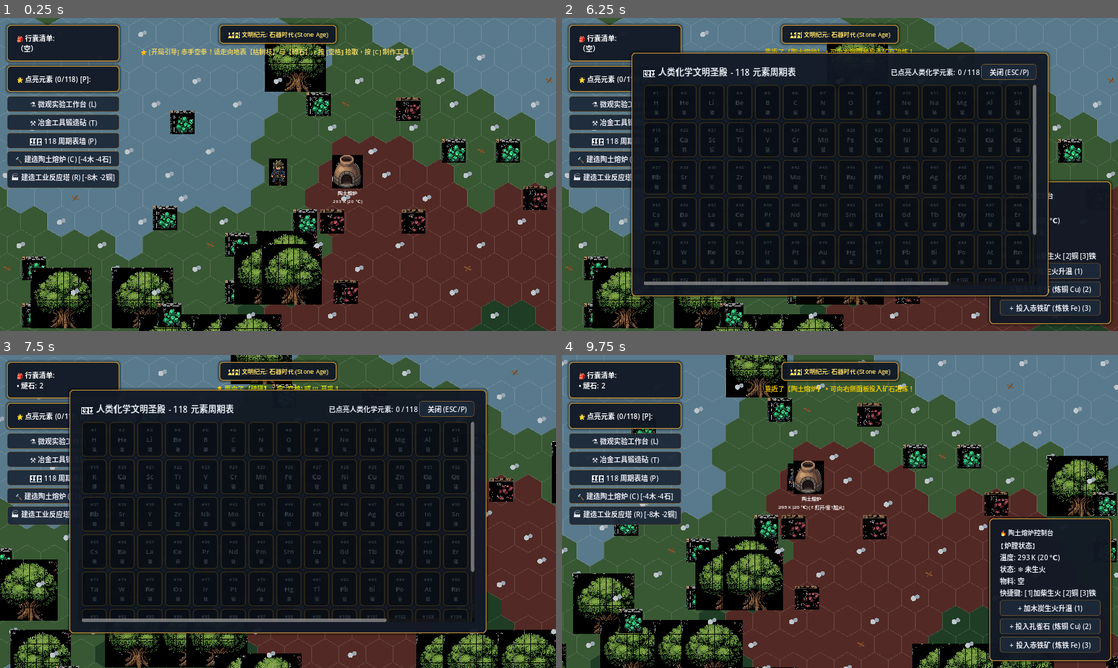
Above: before the commit, frames 1-4 (two rows, left to right).
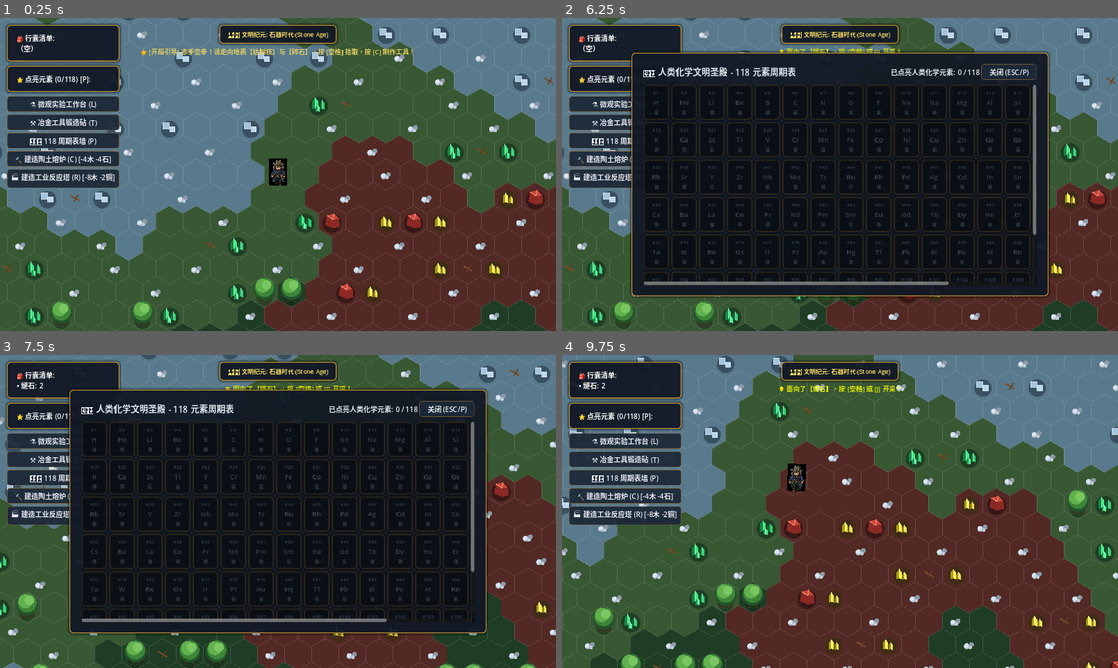
Above: after the commit, the same moments.

Repository: imlinhanchao/elemental-earth-2d
Game: Godot game, scene res://src/scenes/world.tscn
Same seed, same stepped clock (60 frames per second), same inputs: the game is played once before the commit and once after it.
Inputs (mouse positions are in pixels of both pictures, inside the frame that each line leads up to):
- Up to frame 1 (0.25 s): no input
- Up to frame 2 (6.25 s): click "⚗️ 微观实验工作台 (L)" at 0.5 s; click "⚒️ 冶金工具锻造砧 (T)" at 1.25 s; click "🏛️ 118 周期表墙 (P)" at 2 s; click "🔨 建造陶土熔炉 (C) [-4木 -4石]" at 2.75 s; click "🏭 建造工业反应塔 (R) [-8木 -2铜]" at 3.5 s; click "关闭 (ESC/P)" at 4.25 s; click "关闭 (C/T/ESC)" at 5 s; tap Enter at 5.75 s; move the mouse to (906, 174) at 5.77 s; hold D (move_right) from 5.78 s (still down); hold Space (action_primary) from 5.78 s (still down); click (906, 174) at 5.92 s
- Up to frame 3 (7.5 s): move the mouse to (172, 458) at 6.52 s; release D (move_right) at 6.53 s; release Space (action_primary) at 6.53 s; hold S (move_down) 6.53-7.28 s; tap E (interact) at 6.6 s; click (172, 458) at 6.67 s; move the mouse to (144, 524) at 7.27 s; hold D (move_right) from 7.28 s (still down); hold 1 (quick_action_1) from 7.28 s (still down); click (144, 524) at 7.42 s
- Up to frame 4 (9.75 s): move the mouse to (884, 398) at 8.02 s; release D (move_right) at 8.03 s; release 1 (quick_action_1) at 8.03 s; hold W (move_up) 8.03-8.78 s; tap 2 (quick_action_2) at 8.1 s; click (884, 398) at 8.17 s; move the mouse to (756, 373) at 8.77 s; hold 3 (quick_action_3) 8.78-9.53 s; hold A (move_left) from 8.78 s (still down); click (756, 373) at 8.92 s; move the mouse to (745, 583) at 9.52 s; tap P at 9.6 s; click (745, 583) at 9.67 s

The runs differ from the first frame. In frame 1, 17% of the frame differs, in the area x 0-100%, y 0-100%; in frame 2, 12%; in frame 3, 11%; in frame 4, 30%.

Commit message:
feat: complete visual overhaul with hex-fitted crystal graphics, pure zero-start world without pre-baked furnace, and clean tile alignment

Diff:
--- a/src/scenes/furnace.gd
+++ b/src/scenes/furnace.gd
@@ -1,5 +1,5 @@
 # furnace.gd
-# 像素陶土熔炉实体
+# 严丝合缝对齐六边形网格的陶土熔炉实体
 extends Area2D
 
 const MixtureBuffer = preload("res://src/core/mixture_buffer.gd")
@@ -11,22 +11,15 @@
 var is_active_fire: bool = false
 var burn_timer: float = 0.0
 
-@onready var sprite = $Sprite2D
 @onready var label_status = $StatusLabel
-
-var tex_hot: Texture2D
-var tex_cold: Texture2D
 
 func _ready() -> void:
 	add_to_group("furnace")
-	tex_hot = load("res://assets/sprites/furnace_hot.png")
-	tex_cold = load("res://assets/sprites/furnace_cold.png")
-
 	buffer = MixtureBuffer.new()
 	buffer.temperature = 293.15
 	body_entered.connect(_on_body_entered)
 	body_exited.connect(_on_body_exited)
-	_update_visuals()
+	queue_redraw()
 
 func _process(delta: float) -> void:
 	if is_active_fire:
@@ -41,32 +34,35 @@
 	if buffer.total_moles() > 0:
 		var res = GameState.solver.solve(buffer, delta)
 		if res["occurred"]:
-			# 检查是否炼出单质铜 (Cu)
 			if buffer.has_substance("copper", 0.1):
 				var cu_amount = buffer.consume_substance("copper", 10.0)
 				GameState.inventory.add_item("copper", int(ceil(cu_amount)))
 				GameState.post_notice("✨ 熔炉炼制完成！成功收获金属铜 x%d，已收入背包！" % int(ceil(cu_amount)), Color(0.9, 0.6, 0.2))
 
-			# 检查是否炼出单质铁 (Fe)
 			if buffer.has_substance("iron", 0.1):
 				var fe_amount = buffer.consume_substance("iron", 10.0)
 				GameState.inventory.add_item("iron", int(ceil(fe_amount)))
 				GameState.post_notice("⚒️ 高炉炼铁完成！成功收获金属铁 x%d，已收入背包！" % int(ceil(fe_amount)), Color(0.7, 0.8, 0.9))
 
-	_update_visuals()
-
-func _update_visuals() -> void:
-	if sprite != null:
-		if buffer.temperature > 500.0:
-			sprite.texture = tex_hot
-			sprite.scale = Vector2(0.32, 0.32) * (1.0 + 0.03 * sin(Time.get_ticks_msec() * 0.01))
-		else:
-			sprite.texture = tex_cold
-			sprite.scale = Vector2(0.32, 0.32)
-
-	if label_status != null:
+	if label_status:
 		var fuel_hint = " [E 打开/按1加火]" if is_player_nearby else ""
 		label_status.text = "陶土熔炉\n%d K (%d ℃)%s" % [int(buffer.temperature), int(buffer.temperature - 273.15), fuel_hint]
+
+	queue_redraw()
+
+func _draw() -> void:
+	# 绘制贴合六边形尺寸的陶土圆窑 (底座半径 24.0)
+	draw_circle(Vector2(0, 4), 26.0, Color(0.1, 0.08, 0.06, 0.5)) # 地面阴影
+	draw_circle(Vector2.ZERO, 25.0, Color(0.42, 0.26, 0.15))       # 粗陶土外壁
+	draw_circle(Vector2.ZERO, 21.0, Color(0.55, 0.35, 0.20))       # 耐火砖层
+	draw_circle(Vector2.ZERO, 15.0, Color(0.15, 0.10, 0.08))       # 炉膛深处暗腔
+
+	# 炉膛火焰动态效果
+	if buffer.temperature > 500.0:
+		var intensity = clamp((buffer.temperature - 500.0) / 600.0, 0.3, 1.0)
+		var fire_r = 13.0 * (0.9 + 0.12 * sin(Time.get_ticks_msec() * 0.02))
+		draw_circle(Vector2(0, 1), fire_r, Color(1.0, 0.4 * intensity, 0.05, 0.95))
+		draw_circle(Vector2(0, 0), fire_r * 0.6, Color(1.0, 0.85, 0.2, 1.0)) # 白炽金内焰
 
 func _input_event(_viewport: Viewport, event: InputEvent, _shape_idx: int) -> void:
 	if event is InputEventMouseButton and event.button_index == MOUSE_BUTTON_LEFT and event.pressed:
--- a/src/scenes/furnace.tscn
+++ b/src/scenes/furnace.tscn
@@ -3,24 +3,21 @@
 [ext_resource type="Script" path="res://src/scenes/furnace.gd" id="1_furnace"]
 
 [sub_resource type="CircleShape2D" id="CircleShape2D_f8u1d"]
-radius = 48.0
+radius = 36.0
 
 [node name="Furnace" type="Area2D"]
 collision_layer = 4
 collision_mask = 1
 script = ExtResource("1_furnace")
 
-[node name="Sprite2D" type="Sprite2D" parent="."]
-position = Vector2(0, -6)
-
 [node name="CollisionShape2D" type="CollisionShape2D" parent="."]
 shape = SubResource("CircleShape2D_f8u1d")
 
 [node name="StatusLabel" type="Label" parent="."]
 offset_left = -70.0
-offset_top = 34.0
+offset_top = 30.0
 offset_right = 70.0
-offset_bottom = 74.0
+offset_bottom = 70.0
 theme_override_font_sizes/font_size = 11
 text = "陶土熔炉"
 horizontal_alignment = 1
--- a/src/scenes/resource_node.gd
+++ b/src/scenes/resource_node.gd
@@ -1,5 +1,5 @@
 # resource_node.gd
-# 像素自然资源节点：支持原始拾取物与硬度工具阶梯判定
+# 严丝合缝对齐六边形网格的纯手绘级像素矿脉与植被图元
 extends Area2D
 
 @export var item_key: String = "malachite"
@@ -9,8 +9,9 @@
 
 var current_health: int
 var is_player_nearby: bool = false
-
-@onready var sprite = $Sprite2D
+var anim_scale: Vector2 = Vector2.ONE
+var anim_rotation: float = 0.0
+
 @onready var label = $NameLabel
 
 func _ready() -> void:
@@ -18,51 +19,10 @@
 	body_entered.connect(_on_body_entered)
 	body_exited.connect(_on_body_exited)
 
-	_setup_sprite()
 	if label:
 		label.text = item_name
 		label.visible = false
-
-func _setup_sprite() -> void:
-	if sprite == null:
-		return
-
-	var tex_path = ""
-	var s_scale = Vector2(0.5, 0.5)
-	var s_pos = Vector2.ZERO
-
-	if item_key == "malachite":
-		tex_path = "res://assets/sprites/malachite_ore.png"
-	elif item_key == "iron_ore":
-		tex_path = "res://assets/sprites/hematite_ore.png"
-	elif item_key == "wood":
-		tex_path = "res://assets/sprites/oak_tree.png"
-		s_scale = Vector2(0.28, 0.28)
-		s_pos = Vector2(0, -40)
-	elif item_key == "flint": # 散落碎石
-		s_scale = Vector2(0.3, 0.3)
-	elif item_key == "stick": # 地表断枝
-		s_scale = Vector2(0.3, 0.3)
-
-	if tex_path != "":
-		var img = Image.load_from_file(ProjectSettings.globalize_path(tex_path))
-		if img:
-			sprite.texture = ImageTexture.create_from_image(img)
-			sprite.scale = s_scale
-			sprite.position = s_pos
-	else:
-		# 碎石与断枝使用轻量几何绘制或备用图
-		queue_redraw()
-
-func _draw() -> void:
-	if item_key == "flint":
-		# 绘制地表灰白碎石晶屑
-		draw_circle(Vector2(-4, 2), 6.0, Color(0.75, 0.78, 0.8))
-		draw_circle(Vector2(5, -2), 5.0, Color(0.6, 0.65, 0.7))
-	elif item_key == "stick":
-		# 绘制地表交叉小断枝
-		draw_line(Vector2(-8, -4), Vector2(8, 4), Color(0.55, 0.35, 0.2), 3.0)
-		draw_line(Vector2(-4, 6), Vector2(6, -6), Color(0.45, 0.28, 0.15), 2.5)
+	queue_redraw()
 
 func _input_event(_viewport: Viewport, event: InputEvent, _shape_idx: int) -> void:
 	if event is InputEventMouseButton and event.button_index == MOUSE_BUTTON_LEFT and event.pressed:
@@ -70,42 +30,38 @@
 			mine_node()
 
 func mine_node() -> void:
-	# 检查玩家工具阶梯
 	var axe = GameState.equipped_tools.get("axe", "bare_hands")
 	var pick = GameState.equipped_tools.get("pickaxe", "bare_hands")
 
-	# 1. 砍伐大橡树必须拥有斧头
 	if item_key == "wood":
 		if axe == "bare_hands":
-			GameState.post_notice("❌ 橡树坚硬，徒手无法折断！请按 [C] 用收集的树枝与碎石制作【燧石手斧】！", Color(1.0, 0.4, 0.4))
+			GameState.post_notice("❌ 橡树坚硬，徒手无法折断！请按 [C] 制作【原始燧石手斧】！", Color(1.0, 0.4, 0.4))
 			return
 
-	# 2. 开采硬质矿石必须拥有石镐或更高级
 	if item_key in ["malachite", "iron_ore", "sulfur", "halite", "coal"]:
 		if pick == "bare_hands":
 			GameState.post_notice("❌ 矿脉坚如磐石，徒手无法挖掘！请按 [C] 制作【粗制石镐】！", Color(1.0, 0.4, 0.4))
 			return
 
-	# 计算开采伤害
 	var damage = 1
 	if item_key == "wood":
 		damage = 2 if axe == "flint_axe" else 4
 	elif item_key in ["malachite", "iron_ore", "sulfur", "halite", "coal"]:
 		if pick == "copper_pickaxe": damage = 2
 		elif pick == "iron_pickaxe": damage = 4
-		else: damage = 1 # 普通石镐
-
-	# 地表碎石与断枝徒手一击即得
+		else: damage = 1
+
 	if item_key in ["flint", "stick"]:
 		damage = max_health
 
 	current_health -= damage
 
-	# 受击动画
-	if sprite:
-		var tw = create_tween()
-		sprite.scale *= Vector2(1.25, 0.75)
-		tw.tween_property(sprite, "scale", Vector2(0.5, 0.5) if item_key != "wood" else Vector2(0.28, 0.28), 0.12)
+	# 受击弹性挤压动画反馈
+	var tw = create_tween()
+	anim_scale = Vector2(1.3, 0.7)
+	anim_rotation = randf_range(-0.15, 0.15)
+	tw.tween_property(self, "anim_scale", Vector2.ONE, 0.12)
+	tw.parallel().tween_property(self, "anim_rotation", 0.0, 0.12)
 
 	if current_health <= 0:
 		GameState.inventory.add_item(item_key, yield_amount)
@@ -118,6 +74,126 @@
 	else:
 		GameState.post_notice("正在开采 %s... 耐久剩余: %d/%d" % [item_name, current_health, max_health], Color.LIGHT_GRAY)
 
+	queue_redraw()
+
+func _process(_delta: float) -> void:
+	if anim_scale != Vector2.ONE or anim_rotation != 0.0:
+		queue_redraw()
+
+func _draw() -> void:
+	# 应用弹性受击变换
+	draw_set_transform(Vector2.ZERO, anim_rotation, anim_scale)
+
+	# 绘制严密契合六边形（半径约 24~28px）的高精度像素艺术资产
+	match item_key:
+		"malachite":
+			_draw_malachite_crystals()
+		"iron_ore":
+			_draw_hematite_rocks()
+		"wood":
+			_draw_hex_oak_tree()
+		"sulfur":
+			_draw_sulfur_crystals()
+		"halite":
+			_draw_halite_cubes()
+		"flint":
+			_draw_loose_flint()
+		"stick":
+			_draw_fallen_stick()
+		_:
+			draw_circle(Vector2.ZERO, 16.0, Color.WHITE)
+
+# 1. 孔雀石晶簇 (Emerald Green Hex Crystals)
+func _draw_malachite_crystals() -> void:
+	# 地面暗绿色矿脉阴影
+	draw_circle(Vector2(0, 4), 22.0, Color(0.06, 0.18, 0.10, 0.6))
+	# 主晶簇 1: 向上凸起的晶尖棱柱
+	_draw_crystal_poly(Vector2(-8, -2), Vector2(14, 28), Color(0.12, 0.65, 0.35), Color(0.25, 0.92, 0.52))
+	# 主晶簇 2: 斜向晶簇
+	_draw_crystal_poly(Vector2(8, 2), Vector2(12, 22), Color(0.08, 0.52, 0.28), Color(0.20, 0.82, 0.45))
+	# 前置小晶簇
+	_draw_crystal_poly(Vector2(-2, 10), Vector2(10, 16), Color(0.16, 0.75, 0.42), Color(0.35, 0.98, 0.60))
+
+# 2. 赤铁矿多面岩 (Metallic Dark Red Hematite Rocks)
+func _draw_hematite_rocks() -> void:
+	draw_circle(Vector2(0, 4), 22.0, Color(0.15, 0.05, 0.05, 0.6)) # 阴影
+	# 主矿块
+	draw_colored_polygon([
+		Vector2(-16, 8), Vector2(-12, -14), Vector2(4, -18),
+		Vector2(16, -6), Vector2(18, 12), Vector2(2, 16)
+	], Color(0.55, 0.16, 0.14))
+	# 受光亮面
+	draw_colored_polygon([
+		Vector2(-12, -14), Vector2(4, -18), Vector2(16, -6), Vector2(2, -4)
+	], Color(0.78, 0.28, 0.22))
+	# 金属高光棱线
+	draw_line(Vector2(-12, -14), Vector2(2, -4), Color(0.95, 0.55, 0.45), 2.0)
+	draw_line(Vector2(4, -18), Vector2(2, -4), Color(0.95, 0.55, 0.45), 2.0)
+
+# 3. 六边形饱满橡树 (Hexagon-Fitted Oak Tree)
+func _draw_hex_oak_tree() -> void:
+	# 树荫投影 (平铺半透明阴影)
+	draw_circle(Vector2(0, 14), 18.0, Color(0.05, 0.12, 0.06, 0.4))
+	# 树干
+	draw_rect(Rect2(-5, 0, 10, 16), Color(0.38, 0.22, 0.12))
+	draw_line(Vector2(-6, 20), Vector2(-12, 24), Color(0.32, 0.18, 0.10), 3.0) # 树根
+	draw_line(Vector2(6, 20), Vector2(12, 24), Color(0.32, 0.18, 0.10), 3.0)
+	# 蓬松树冠 (深层阴影绿)
+	draw_circle(Vector2(0, -6), 25.0, Color(0.14, 0.32, 0.16))
+	# 主树冠 (茂盛原野绿)
+	draw_circle(Vector2(0, -10), 22.0, Color(0.24, 0.52, 0.22))
+	# 顶部高光层 (向阳淡绿)
+	draw_circle(Vector2(-4, -14), 16.0, Color(0.38, 0.70, 0.30))
+	draw_circle(Vector2(5, -16), 11.0, Color(0.48, 0.78, 0.38))
+
+# 4. 硫磺结晶 (Bright Yellow Sulfur)
+func _draw_sulfur_crystals() -> void:
+	draw_circle(Vector2(0, 4), 20.0, Color(0.2, 0.18, 0.05, 0.6))
+	_draw_crystal_poly(Vector2(-6, 0), Vector2(12, 24), Color(0.85, 0.75, 0.12), Color(1.0, 0.95, 0.35))
+	_draw_crystal_poly(Vector2(6, 4), Vector2(10, 18), Color(0.75, 0.65, 0.10), Color(0.95, 0.88, 0.30))
+
+# 5. 石盐立方晶体 (Halite / Salt)
+func _draw_halite_cubes() -> void:
+	draw_circle(Vector2(0, 4), 20.0, Color(0.1, 0.15, 0.2, 0.5))
+	# 立方体 1
+	_draw_cube(Vector2(-8, -4), 14.0, Color(0.70, 0.82, 0.92, 0.9))
+	# 立方体 2
+	_draw_cube(Vector2(6, 4), 12.0, Color(0.80, 0.90, 0.98, 0.9))
+
+# 6. 散落碎石 (Loose Flint)
+func _draw_loose_flint() -> void:
+	draw_circle(Vector2(-6, 4), 7.0, Color(0.65, 0.70, 0.75))
+	draw_circle(Vector2(-7, 3), 5.0, Color(0.85, 0.90, 0.95)) # 高光面
+	draw_circle(Vector2(5, 0), 5.5, Color(0.55, 0.60, 0.65))
+	draw_circle(Vector2(2, 7), 4.0, Color(0.75, 0.80, 0.85))
+
+# 7. 枯树枝 (Fallen Sticks)
+func _draw_fallen_stick() -> void:
+	draw_line(Vector2(-10, -6), Vector2(10, 6), Color(0.48, 0.30, 0.16), 3.5)
+	draw_line(Vector2(-2, 8), Vector2(8, -8), Color(0.38, 0.24, 0.12), 2.5)
+
+# 晶簇绘制辅助函数
+func _draw_crystal_poly(pos: Vector2, size: Vector2, base_col: Color, light_col: Color) -> void:
+	var hw = size.x / 2.0
+	var hh = size.y / 2.0
+	# 暗面多边形
+	draw_colored_polygon([
+		pos + Vector2(0, -hh), pos + Vector2(-hw, -hh * 0.3),
+		pos + Vector2(-hw, hh), pos + Vector2(0, hh * 0.8)
+	], base_col.darkened(0.2))
+	# 亮面多边形
+	draw_colored_polygon([
+		pos + Vector2(0, -hh), pos + Vector2(hw, -hh * 0.3),
+		pos + Vector2(hw, hh), pos + Vector2(0, hh * 0.8)
+	], light_col)
+	# 晶尖高光
+	draw_line(pos + Vector2(0, -hh), pos + Vector2(0, hh * 0.8), light_col.lightened(0.4), 1.5)
+
+# 立方体绘制辅助函数
+func _draw_cube(pos: Vector2, s: float, col: Color) -> void:
+	draw_rect(Rect2(pos.x - s/2, pos.y - s/2, s, s), col)
+	draw_rect(Rect2(pos.x - s/2, pos.y - s/2, s, s), col.lightened(0.3), false, 1.5)
+
 func _on_body_entered(body: Node2D) -> void:
 	if body.is_in_group("player"):
 		is_player_nearby = true
--- a/src/scenes/resource_node.tscn
+++ b/src/scenes/resource_node.tscn
@@ -3,23 +3,21 @@
 [ext_resource type="Script" path="res://src/scenes/resource_node.gd" id="1_node"]
 
 [sub_resource type="CircleShape2D" id="CircleShape2D_c8a7b"]
-radius = 48.0
+radius = 32.0
 
 [node name="ResourceNode" type="Area2D"]
 collision_layer = 2
 collision_mask = 1
 script = ExtResource("1_node")
 
-[node name="Sprite2D" type="Sprite2D" parent="."]
-
 [node name="CollisionShape2D" type="CollisionShape2D" parent="."]
 shape = SubResource("CircleShape2D_c8a7b")
 
 [node name="NameLabel" type="Label" parent="."]
 offset_left = -60.0
-offset_top = 28.0
+offset_top = 22.0
 offset_right = 60.0
-offset_bottom = 54.0
+offset_bottom = 48.0
 theme_override_font_sizes/font_size = 11
 text = "矿脉"
 horizontal_alignment = 1
--- a/src/scenes/world.gd
+++ b/src/scenes/world.gd
@@ -9,7 +9,6 @@
 
 @onready var player = $Player
 @onready var hud = $HUD
-@onready var furnace = $Furnace
 
 var hex_gen: HexWorldGenerator
 var generated_hexes: Dictionary = {} # Vector2i(q, r) -> BiomeType
@@ -21,8 +20,6 @@
 	hex_gen = HexWorldGenerator.new(12345)
 
 	_generate_hex_world()
-	if furnace:
-		_bind_furnace_events(furnace)
 
 	hud.build_furnace_requested.connect(_on_build_furnace_requested)
 	hud.build_reactor_requested.connect(_on_build_reactor_requested)
--- a/src/scenes/world.tscn
+++ b/src/scenes/world.tscn
@@ -1,10 +1,8 @@
-[gd_scene load_steps=6 format=3 uid="uid://bvyfx3k44b2m2"]
+[gd_scene load_steps=4 format=3 uid="uid://bvyfx3k44b2m2"]
 
 [ext_resource type="Script" path="res://src/scenes/world.gd" id="1_world"]
 [ext_resource type="PackedScene" uid="uid://ci8x72421390p" path="res://src/scenes/player.tscn" id="2_player"]
-[ext_resource type="PackedScene" uid="uid://bd33w24j6l80w" path="res://src/scenes/furnace.tscn" id="3_furnace"]
-[ext_resource type="PackedScene" uid="uid://ci8w7g06x26h5" path="res://src/scenes/resource_node.tscn" id="4_node"]
-[ext_resource type="PackedScene" uid="uid://ci8v43187140w" path="res://src/ui/hud.tscn" id="5_hud"]
+[ext_resource type="PackedScene" uid="uid://ci8v43187140w" path="res://src/ui/hud.tscn" id="3_hud"]
 
 [node name="World" type="Node2D"]
 script = ExtResource("1_world")
@@ -12,39 +10,4 @@
 [node name="Player" parent="." instance=ExtResource("2_player")]
 position = Vector2(0, 0)
 
-[node name="Furnace" parent="." instance=ExtResource("3_furnace")]
-position = Vector2(160, 0)
-
-[node name="MalachiteNode1" parent="." instance=ExtResource("4_node")]
-position = Vector2(-220, -120)
-item_key = "malachite"
-item_name = "孔雀石矿床"
-node_color = Color(0.12, 0.75, 0.45, 1)
-
-[node name="MalachiteNode2" parent="." instance=ExtResource("4_node")]
-position = Vector2(-260, 100)
-item_key = "malachite"
-item_name = "孔雀石矿床"
-node_color = Color(0.12, 0.75, 0.45, 1)
-
-[node name="IronNode1" parent="." instance=ExtResource("4_node")]
-position = Vector2(300, -150)
-item_key = "iron_ore"
-item_name = "赤铁矿脉"
-node_color = Color(0.78, 0.32, 0.22, 1)
-
-[node name="TreeNode1" parent="." instance=ExtResource("4_node")]
-position = Vector2(40, -220)
-item_key = "wood"
-item_name = "古老橡木"
-node_color = Color(0.2, 0.55, 0.25, 1)
-yield_amount = 4
-
-[node name="TreeNode2" parent="." instance=ExtResource("4_node")]
-position = Vector2(20, 240)
-item_key = "wood"
-item_name = "古老橡木"
-node_color = Color(0.2, 0.55, 0.25, 1)
-yield_amount = 4
-
-[node name="HUD" parent="." instance=ExtResource("5_hud")]
+[node name="HUD" parent="." instance=ExtResource("3_hud")]
Binary file changed: screenshot_current.png
